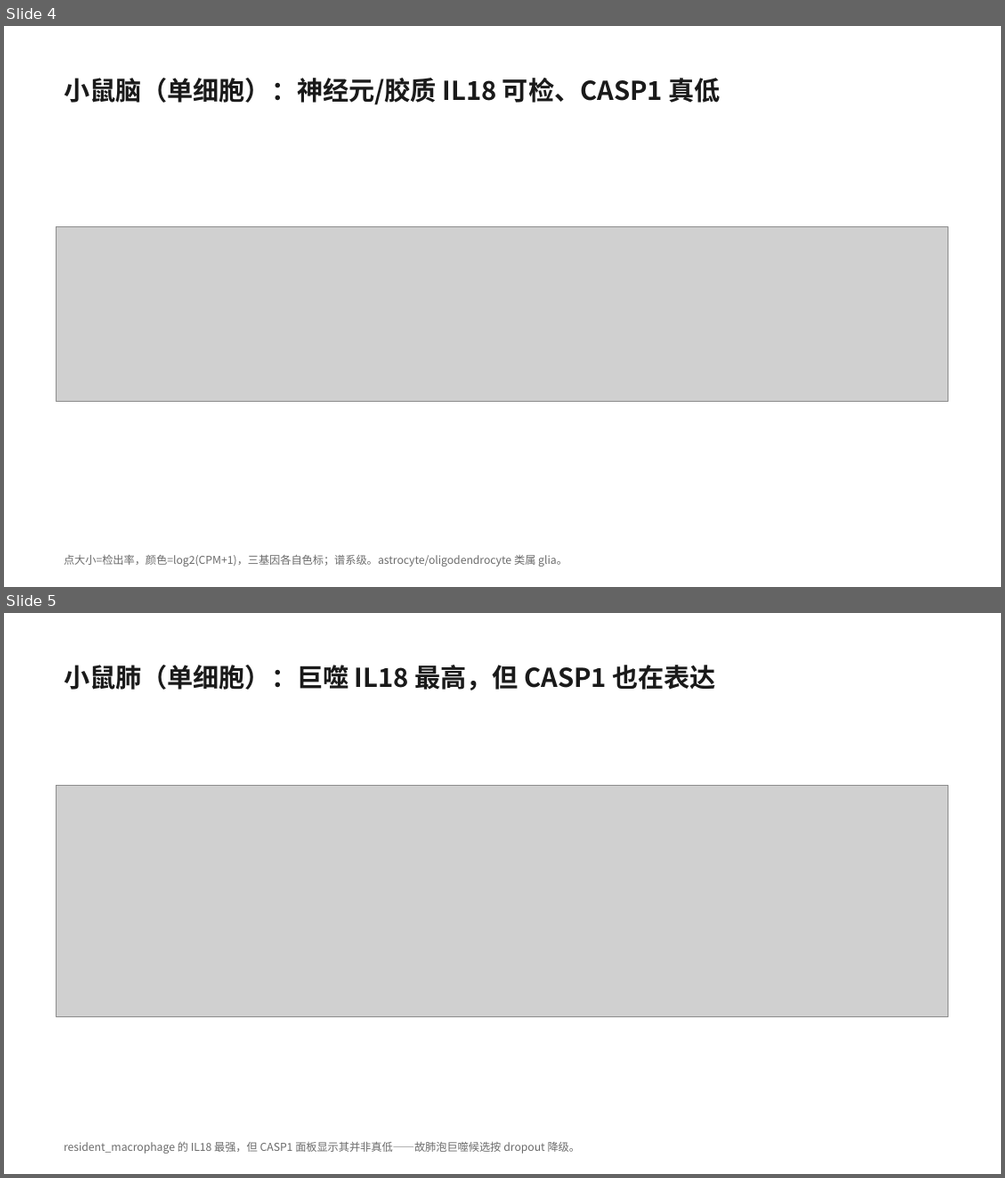
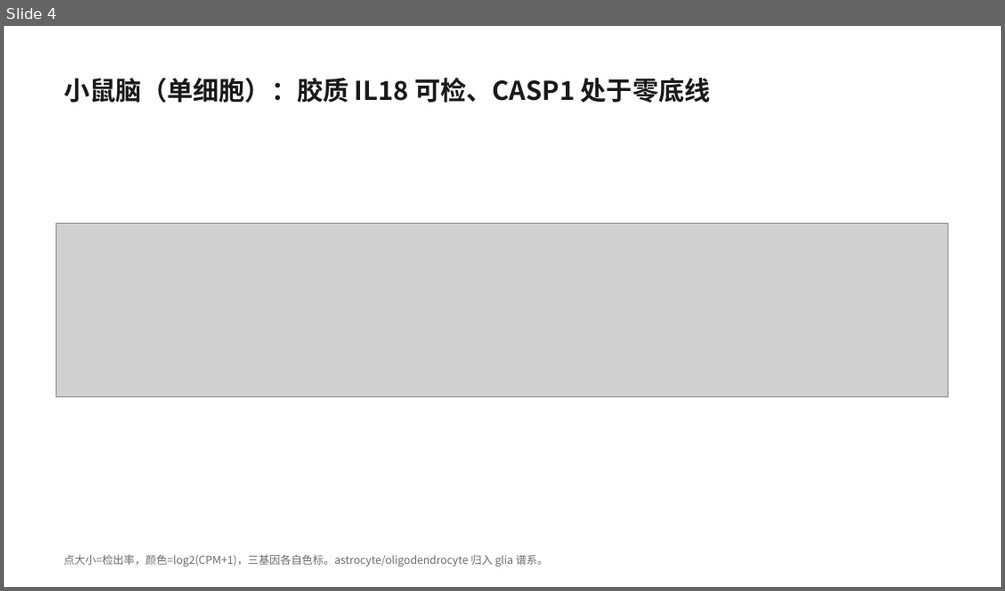
Before and after one commit to 7c96bzczcj-prog/aaa, a slide deck: il18_casp5organ/IL18_CASP_五器官筛选.pptx. Shown one above the other, each under a label of ours: slides 4 and 5 before the commit, slide 4 after it. The pictures are 1005x1178 and 1005x591 pixels, drawn with LibreOffice and Linux fonts; fonts in the diff are those of the drawing; grey boxes stand for pictures. Boxes give left, top, right and bottom in pixels: in the first picture for what was removed or moved away, otherwise in the second. Text is boxed around its words. In the diff, an @@ line names an element or a change of style, - is before the commit and + after.

```diff
--- a/il18_casp5organ/IL18_CASP_五器官筛选.pptx
+++ b/il18_casp5organ/IL18_CASP_五器官筛选.pptx
@@ slide 5 removed at [4, 613, 1001, 1174], background #FFFFFF @@
@@ text removed at [64, 665, 717, 690] @@
-小鼠肺（单细胞）：巨噬 IL18 最高，但 CASP1 也在表达
@@ picture removed at [57, 785, 948, 1017] @@
@@ text removed at [64, 1142, 581, 1153] @@
-resident_macrophage 的 IL18 最强，但 CASP1 面板显示其并非真低——故肺泡巨噬候选按 dropout 降级。
@@ slide 4 changed as well @@
@@ text at [64, 78, 711, 103]: text changed @@
-小鼠脑（单细胞）：神经元/胶质 IL18 可检、CASP1 真低
+小鼠脑（单细胞）：胶质 IL18 可检、CASP1 处于零底线
@@ picture: place and size @@
-picture at [57, 227, 948, 402]
+picture at [57, 224, 948, 398]
@@ text at [64, 555, 549, 566]: text changed @@
-点大小=检出率，颜色=log2(CPM+1)，三基因各自色标；谱系级。astrocyte/oligodendrocyte 类属 glia。
+点大小=检出率，颜色=log2(CPM+1)，三基因各自色标。astrocyte/oligodendrocyte 归入 glia 谱系。
```
Also in this commit, not shown: 2 other slides changed, 3 slides added, 2 other slides removed, 4 other files.
